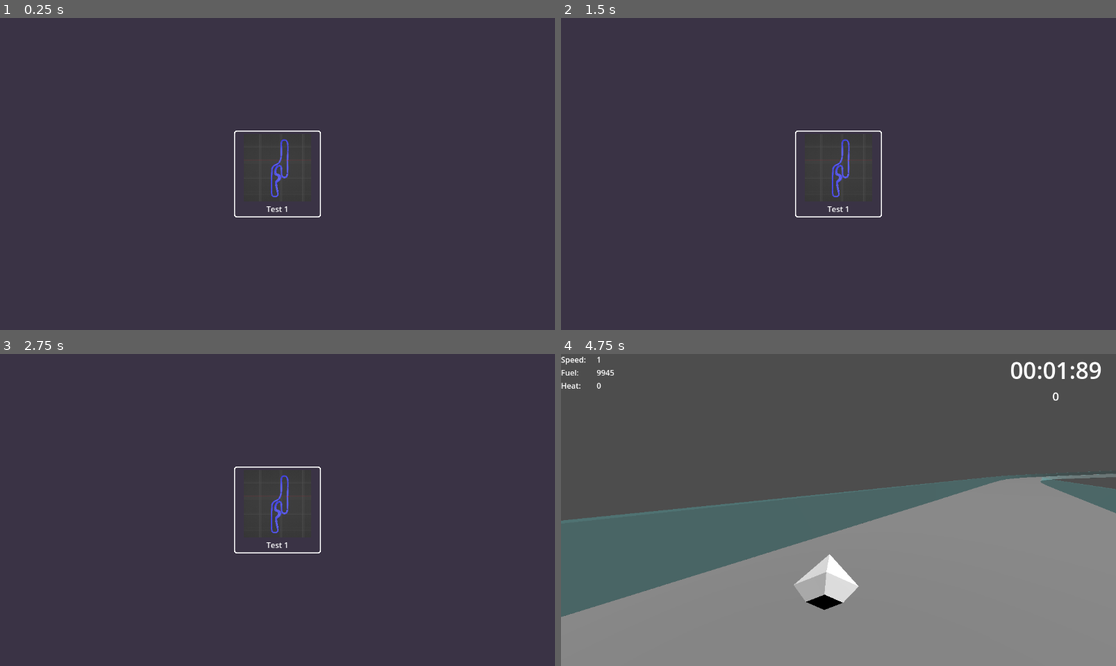
Above: before the commit, frames 1-4 (two rows, left to right).
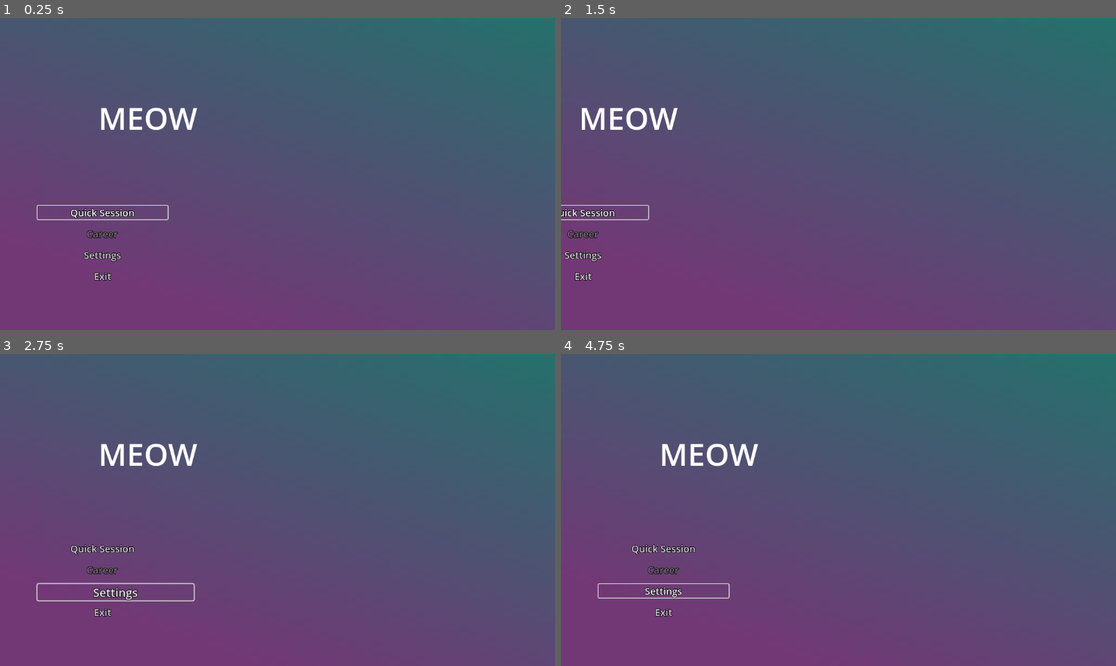
Above: after the commit, the same moments.

Repository: pjimenez1502/Grav_Racer
Game: Godot game, scene res://Component/UI/GAME.tscn
The game is run twice, just before and just after one commit, with the same random seed, the same clock (stepped at 60 frames per second) and the same inputs. Before the commit the project starts from res://Component/UI/CircuitSelection/CircuitSelectScreen.tscn.
Inputs (mouse positions are in pixels of both pictures, inside the frame that each line leads up to):
- Up to frame 1 (0.25 s): no input
- Up to frame 2 (1.5 s): click (660, 211) at 0.5 s, where only the run after the commit has a clickable "Quick Session"; click (605, 301) at 1.25 s, where only the run after the commit has a clickable "BACK"
- Up to frame 3 (2.75 s): click (99, 591) at 2 s, where only the run after the commit has a clickable "Settings"
- Up to frame 4 (4.75 s): click (838, 510) at 2.77 s; move the mouse to (960, 494) at 3.52 s; hold D (TURN_RIGHT) 3.53-4.25 s; hold W (THROTTLE) 3.53-4.25 s; click (960, 494) at 3.67 s; drag from (727, 525) to (810, 572) at 4.27 s

The runs differ from the first frame. In frame 1, 100% of the frame differs, in the area x 0-100%, y 0-100%; in frame 2, 100%; in frame 3, 100%; in frame 4, 97%.

Commit message:
StartMenu V1

Diff:
--- /dev/null
+++ b/Component/Global/SceneManager.gd
@@ -0,0 +1,33 @@
+extends Node
+
+const SCENE_DICTIONARY : Dictionary[String, PackedScene] = {
+	"startmenu": preload("res://Component/UI/StartMenu.tscn"),
+	"quicksesh": preload("res://Component/UI/CircuitSelection/CircuitSelectScreen.tscn"),
+	#"settings": preload()
+	}
+enum DIRECTION {LEFT, RIGHT, UP, DOWN}
+
+func ui_transition(current_scene: Control, scene_id: String, direction: DIRECTION) -> void:
+	var position : Vector2 = get_transition_position(direction)
+	var transition_speed : float = 0.2
+
+	var new_scene : Control = SCENE_DICTIONARY[scene_id].instantiate()
+	current_scene.get_parent().add_child(new_scene)
+	new_scene.position = -position
+
+	var tween: Tween = get_tree().create_tween()
+	tween.tween_property(current_scene, "position", position, transition_speed)
+	tween.parallel().tween_property(new_scene, "position", Vector2(0,0), transition_speed)
+
+	await tween.finished
+	current_scene.queue_free()
+
+func get_transition_position(direction: DIRECTION) -> Vector2:
+	var distance : int = 2000
+	match direction:
+		DIRECTION.LEFT:
+			return Vector2(1,0) * distance
+		DIRECTION.RIGHT:
+			return Vector2(-1,0) * distance
+
+	return Vector2(-1,0) * distance
--- a/Component/UI/CircuitSelection/CircuitSelect.gd
+++ b/Component/UI/CircuitSelection/CircuitSelect.gd
@@ -18,3 +18,6 @@
 func select_circuit(circuit_id : String) -> void:
 	RaceDirector.load_circuit(circuit_dictionary[circuit_id])
 	queue_free()
+
+func back() -> void:
+	SceneManager.ui_transition(self, "startmenu", SceneManager.DIRECTION.LEFT)
--- a/Component/UI/CircuitSelection/CircuitSelectButton.gd
+++ b/Component/UI/CircuitSelection/CircuitSelectButton.gd
@@ -1,6 +1,5 @@
 extends TextureButton
 class_name CircuitButton
-
 
 @onready var circuit_icon: TextureRect = %"Circuit Icon"
 @onready var circuit_name: Label = %"Circuit Name"
--- a/Component/UI/CircuitSelection/CircuitSelectScreen.tscn
+++ b/Component/UI/CircuitSelection/CircuitSelectScreen.tscn
@@ -1,8 +1,10 @@
-[gd_scene load_steps=4 format=3 uid="uid://lgopjlitk63m"]
+[gd_scene load_steps=6 format=3 uid="uid://lgopjlitk63m"]
 
 [ext_resource type="Script" uid="uid://e8sacveqo8ti" path="res://Component/UI/CircuitSelection/CircuitSelect.gd" id="1_4ajwf"]
 [ext_resource type="Script" uid="uid://wa1xg2qx7fcs" path="res://DATA/CircuitData.gd" id="2_jefnn"]
 [ext_resource type="Resource" uid="uid://dnosgav2y2hwj" path="res://DATA/Circuits/Circuit Test 01.tres" id="3_v12fr"]
+[ext_resource type="Theme" uid="uid://b8qpktiy0mtbc" path="res://Component/UI/Themes/ButtonsTheme.tres" id="4_3l0yv"]
+[ext_resource type="Script" uid="uid://gm8flsse5ea4" path="res://Component/UI/Element/Button.gd" id="5_3lop7"]
 
 [node name="CircuitSelection Screen" type="Control"]
 layout_mode = 3
@@ -14,14 +16,25 @@
 script = ExtResource("1_4ajwf")
 circuit_list = Array[ExtResource("2_jefnn")]([ExtResource("3_v12fr")])
 
-[node name="Background" type="ColorRect" parent="."]
-layout_mode = 1
-anchors_preset = 15
-anchor_right = 1.0
-anchor_bottom = 1.0
-grow_horizontal = 2
-grow_vertical = 2
-color = Color(0.22788, 0.1998, 0.27, 1)
+[node name="Label" type="Label" parent="."]
+layout_mode = 0
+offset_left = 23.0
+offset_top = 23.0
+offset_right = 289.0
+offset_bottom = 78.0
+theme_override_font_sizes/font_size = 40
+text = "Quick Session"
+
+[node name="Back Button" type="Button" parent="."]
+custom_minimum_size = Vector2(100, 40)
+layout_mode = 0
+offset_left = 38.0
+offset_top = 572.0
+offset_right = 138.0
+offset_bottom = 612.0
+theme = ExtResource("4_3l0yv")
+text = "BACK"
+script = ExtResource("5_3lop7")
 
 [node name="ButtonContainer" type="HBoxContainer" parent="."]
 custom_minimum_size = Vector2(900, 200)
@@ -37,3 +50,5 @@
 grow_vertical = 2
 theme_override_constants/separation = 32
 alignment = 1
+
+[connection signal="pressed" from="Back Button" to="." method="back"]
--- /dev/null
+++ b/Component/UI/Element/Button.gd
@@ -0,0 +1,24 @@
+extends Button
+
+func _ready() -> void:
+	mouse_entered.connect(_on_mouse_entered)
+	mouse_exited.connect(_on_mouse_exited)
+
+func show_focused(value: bool) -> void:
+	if !value:
+		scale = Vector2.ONE
+		return
+	if disabled:
+		return
+
+	scale = Vector2.ONE * 1.2
+
+func _on_mouse_entered() -> void:
+	show_focused(true)
+func _on_mouse_exited() -> void:
+	show_focused(false)
+
+func _on_focus_entered() -> void:
+	show_focused(true)
+func _on_focus_exited() -> void:
+	show_focused(false)
--- /dev/null
+++ b/Component/UI/GAME.tscn
@@ -0,0 +1,31 @@
+[gd_scene load_steps=4 format=3 uid="uid://dixqvs6v5o4wi"]
+
+[ext_resource type="PackedScene" uid="uid://doa3ilpvhjo38" path="res://Component/UI/StartMenu.tscn" id="1_m26ab"]
+
+[sub_resource type="Gradient" id="Gradient_jkyty"]
+offsets = PackedFloat32Array(0, 0.994764)
+colors = PackedColorArray(0.449591, 0.220983, 0.465871, 1, 0.1496, 0.44, 0.42548, 1)
+
+[sub_resource type="GradientTexture2D" id="GradientTexture2D_6fs7s"]
+gradient = SubResource("Gradient_jkyty")
+fill_from = Vector2(0.405983, 0.970085)
+
+[node name="GAME" type="Control"]
+layout_mode = 3
+anchors_preset = 15
+anchor_right = 1.0
+anchor_bottom = 1.0
+grow_horizontal = 2
+grow_vertical = 2
+
+[node name="Background" type="TextureRect" parent="."]
+layout_mode = 1
+anchors_preset = 15
+anchor_right = 1.0
+anchor_bottom = 1.0
+grow_horizontal = 2
+grow_vertical = 2
+texture = SubResource("GradientTexture2D_6fs7s")
+
+[node name="StartMenu" parent="." instance=ExtResource("1_m26ab")]
+layout_mode = 1
--- /dev/null
+++ b/Component/UI/StartMenu.gd
@@ -0,0 +1,21 @@
+extends Control
+class_name StartMenu
+
+@onready var buttons: VBoxContainer = $Control/Buttons
+
+func _ready() -> void:
+	focus_first_button()
+
+func focus_first_button() -> void:
+	buttons.get_child(0).grab_focus()
+
+
+func open_quick_session() -> void:
+	SceneManager.ui_transition(self, "quicksesh", SceneManager.DIRECTION.RIGHT)
+	pass
+
+func open_settings() -> void:
+	pass
+
+func exit() -> void:
+	get_tree().quit()
--- /dev/null
+++ b/Component/UI/StartMenu.tscn
@@ -0,0 +1,71 @@
+[gd_scene load_steps=4 format=3 uid="uid://doa3ilpvhjo38"]
+
+[ext_resource type="Script" uid="uid://bmkyimfbi2qd0" path="res://Component/UI/StartMenu.gd" id="1_4nbyq"]
+[ext_resource type="Theme" uid="uid://b8qpktiy0mtbc" path="res://Component/UI/Themes/ButtonsTheme.tres" id="2_npfyw"]
+[ext_resource type="Script" uid="uid://gm8flsse5ea4" path="res://Component/UI/Element/Button.gd" id="2_oy8mv"]
+
+[node name="StartMenu" type="Control"]
+layout_mode = 3
+anchors_preset = 15
+anchor_right = 1.0
+anchor_bottom = 1.0
+grow_horizontal = 2
+grow_vertical = 2
+script = ExtResource("1_4nbyq")
+
+[node name="Title" type="Label" parent="."]
+layout_mode = 0
+offset_left = 164.0
+offset_top = 83.0
+offset_right = 451.0
+offset_bottom = 332.0
+theme_override_font_sizes/font_size = 64
+text = "MEOW"
+horizontal_alignment = 1
+vertical_alignment = 1
+
+[node name="Control" type="Control" parent="."]
+anchors_preset = 0
+offset_left = 78.0
+offset_top = 375.0
+offset_right = 348.0
+offset_bottom = 565.0
+
+[node name="Buttons" type="VBoxContainer" parent="Control"]
+layout_mode = 1
+anchors_preset = 15
+anchor_right = 1.0
+anchor_bottom = 1.0
+grow_horizontal = 2
+grow_vertical = 2
+theme_override_constants/separation = 16
+alignment = 1
+
+[node name="Quick Session" type="Button" parent="Control/Buttons"]
+layout_mode = 2
+theme = ExtResource("2_npfyw")
+text = "Quick Session"
+script = ExtResource("2_oy8mv")
+
+[node name="Career" type="Button" parent="Control/Buttons"]
+layout_mode = 2
+theme = ExtResource("2_npfyw")
+disabled = true
+text = "Career"
+script = ExtResource("2_oy8mv")
+
+[node name="Settings" type="Button" parent="Control/Buttons"]
+layout_mode = 2
+theme = ExtResource("2_npfyw")
+text = "Settings"
+script = ExtResource("2_oy8mv")
+
+[node name="Exit" type="Button" parent="Control/Buttons"]
+layout_mode = 2
+theme = ExtResource("2_npfyw")
+text = "Exit"
+script = ExtResource("2_oy8mv")
+
+[connection signal="pressed" from="Control/Buttons/Quick Session" to="." method="open_quick_session"]
+[connection signal="pressed" from="Control/Buttons/Settings" to="." method="open_settings"]
+[connection signal="pressed" from="Control/Buttons/Exit" to="." method="exit"]
--- /dev/null
+++ b/Component/UI/Themes/ButtonsTheme.tres
@@ -0,0 +1,15 @@
+[gd_resource type="Theme" load_steps=4 format=3 uid="uid://b8qpktiy0mtbc"]
+
+[sub_resource type="StyleBoxEmpty" id="StyleBoxEmpty_6fs7s"]
+
+[sub_resource type="StyleBoxEmpty" id="StyleBoxEmpty_m26ab"]
+
+[sub_resource type="StyleBoxEmpty" id="StyleBoxEmpty_fy4ai"]
+
+[resource]
+Button/colors/font_color = Color(0.82, 0.82, 0.82, 1)
+Button/constants/outline_size = 4
+Button/font_sizes/font_size = 20
+Button/styles/disabled = SubResource("StyleBoxEmpty_6fs7s")
+Button/styles/hover = SubResource("StyleBoxEmpty_m26ab")
+Button/styles/normal = SubResource("StyleBoxEmpty_fy4ai")
--- a/project.godot
+++ b/project.godot
@@ -24,13 +24,14 @@
 [application]
 
 config/name="Grav_Racer"
-run/main_scene="uid://lgopjlitk63m"
+run/main_scene="uid://dixqvs6v5o4wi"
 config/features=PackedStringArray("4.4", "GL Compatibility")
 config/icon="res://icon.svg"
 
 [autoload]
 
 RaceDirector="*res://Component/Global/RaceDirector.gd"
+SceneManager="*res://Component/Global/SceneManager.gd"
 
 [debug]
 
Not shown, added: Component/Global/SceneManager.gd.uid
Not shown, added: Component/UI/Element/Button.gd.uid
Not shown, added: Component/UI/StartMenu.gd.uid
